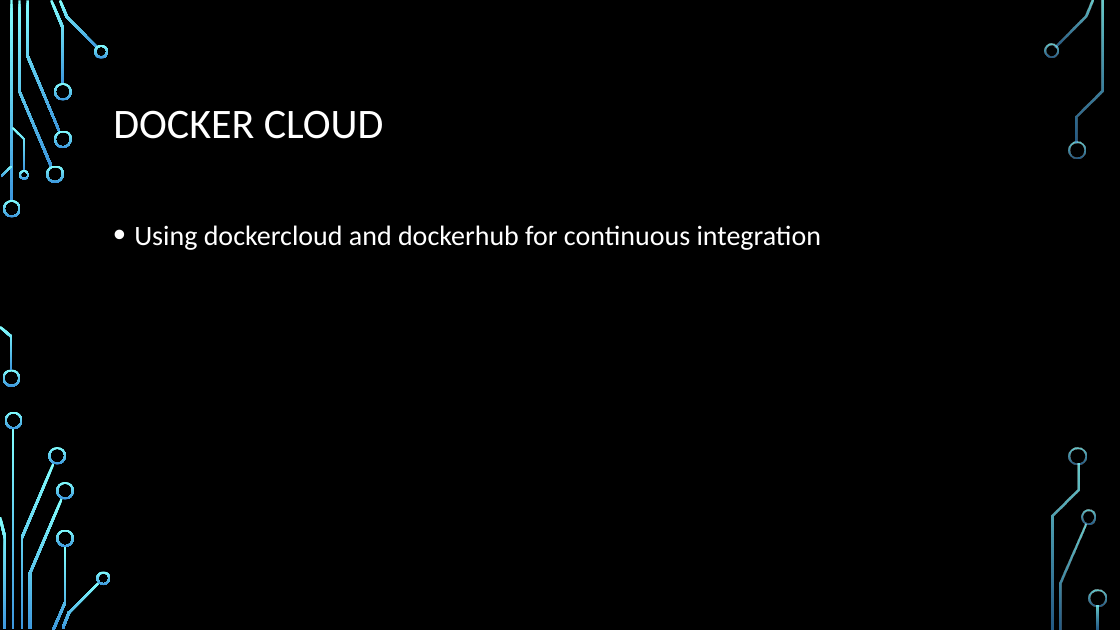
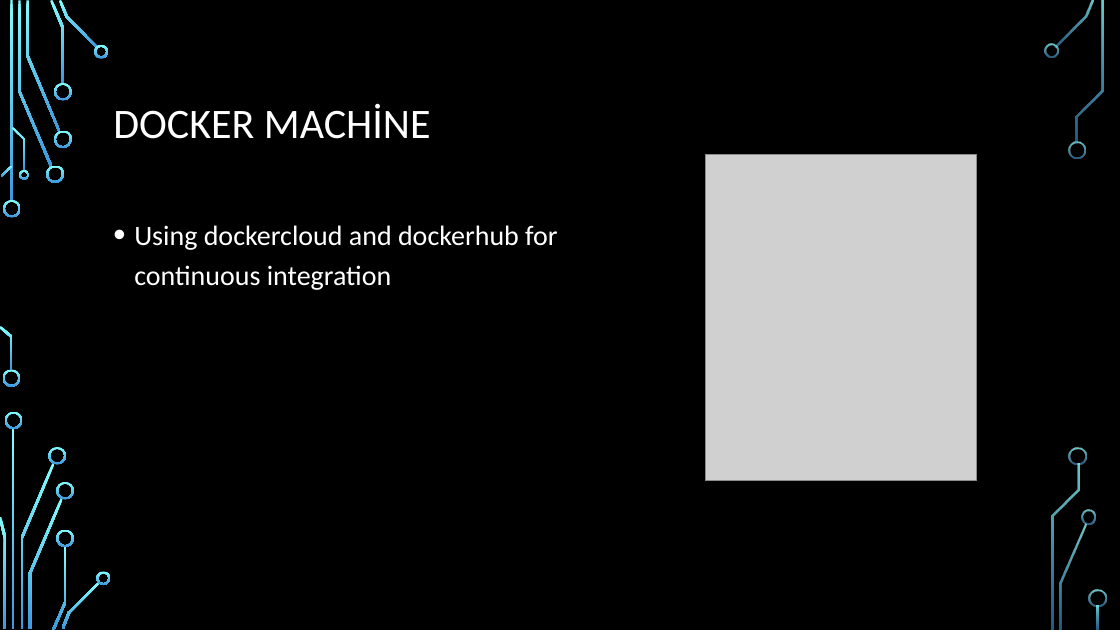
Before and after one commit to serdarmumcu/dockertraining, a slide deck: slide 30 of DOCKER 101.pptx (slide 29 before the commit). Drawn at 1120x630 pixels with LibreOffice and Linux fonts; fonts in the diff are those of the drawing; grey boxes stand for pictures; background and template pictures are left out. Boxes give left, top, right and bottom in pixels: in the first picture for what was removed or moved away, otherwise in the second. Text is boxed around its words. In the diff, an @@ line names an element or a change of style, - is before the commit and + after.

```diff
--- a/DOCKER 101.pptx
+++ b/DOCKER 101.pptx
@@ title at (x1=113, y1=103, x2=431, y2=139): text changed @@
-DOCKER CLOUD
+DOCKER MACHİNE
@@ picture added at (x1=705, y1=155, x2=976, y2=481) @@
@@ text "Using dockercloud and dockerhub for ..." rewrapped from (x1=134, y1=225, x2=821, y2=250) to (x1=134, y1=225, x2=557, y2=290) @@
```
Also in this commit, not shown: 8 other slides changed, 2 slides added.
